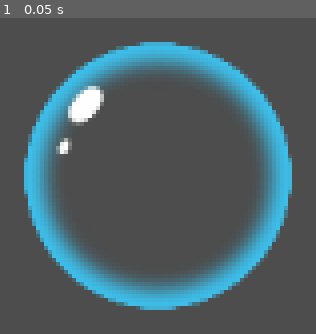
Above: before the commit, frame 1.
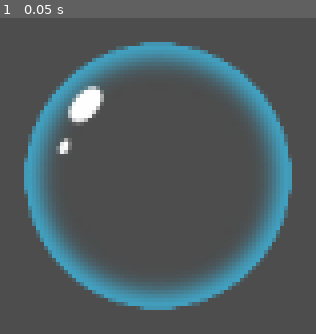
Above: after the commit, the same moment.

Repository: Zodayan/BubbleSurvivor
Game: Godot game, scene res://scenes/game.tscn
The game is run twice, just before and just after one commit, with the same random seed, the same clock (stepped at 60 frames per second) and the same inputs. Before the commit the project starts from res://scenes/bubblePlayer.tscn.
Inputs:
- Up to frame 1 (0.05 s): no input

The runs differ from the first frame. In frame 1, 18% of the frame differs, in the area x 7-93%, y 7-93%.

Commit message:
scene principale

Diff:
--- a/bubblesurvior/project.godot
+++ b/bubblesurvior/project.godot
@@ -11,7 +11,7 @@
 [application]
 
 config/name="BubbleSurvior"
-run/main_scene="res://scenes/bubblePlayer.tscn"
+run/main_scene="res://scenes/game.tscn"
 run/main_loop_type="CustomSceneTree"
 config/features=PackedStringArray("4.3", "Forward Plus")
 config/icon="res://icon.svg"
--- /dev/null
+++ b/bubblesurvior/scenes/game.tscn
@@ -0,0 +1,3 @@
+[gd_scene format=3 uid="uid://chayfvqrhk753"]
+
+[node name="Game" type="Node"]
